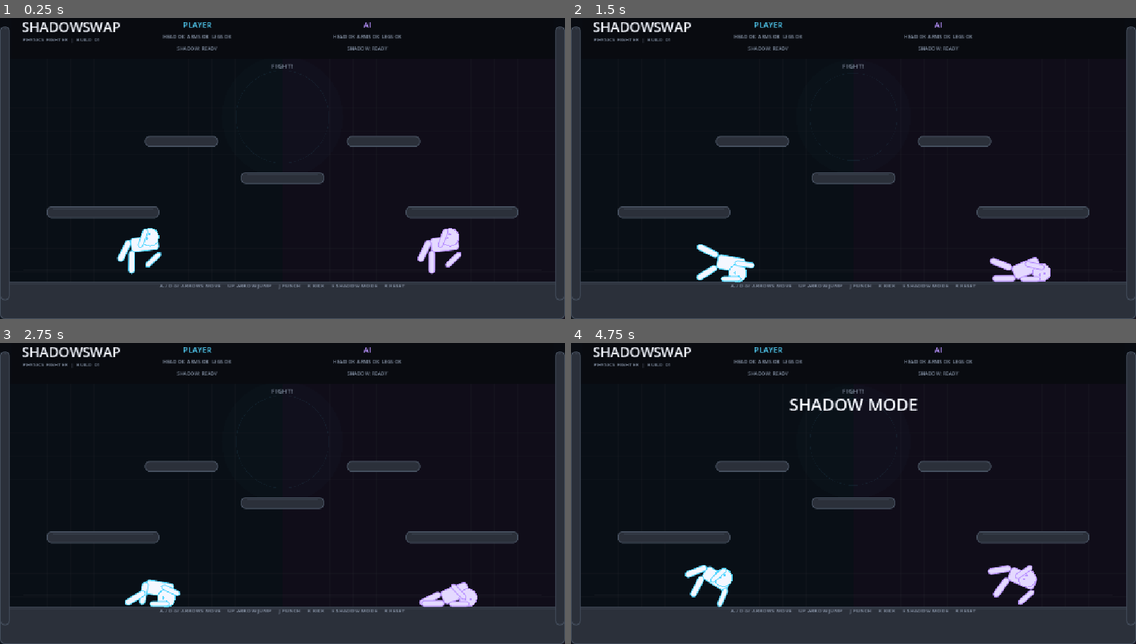
Above: before the commit, frames 1-4 (two rows, left to right).
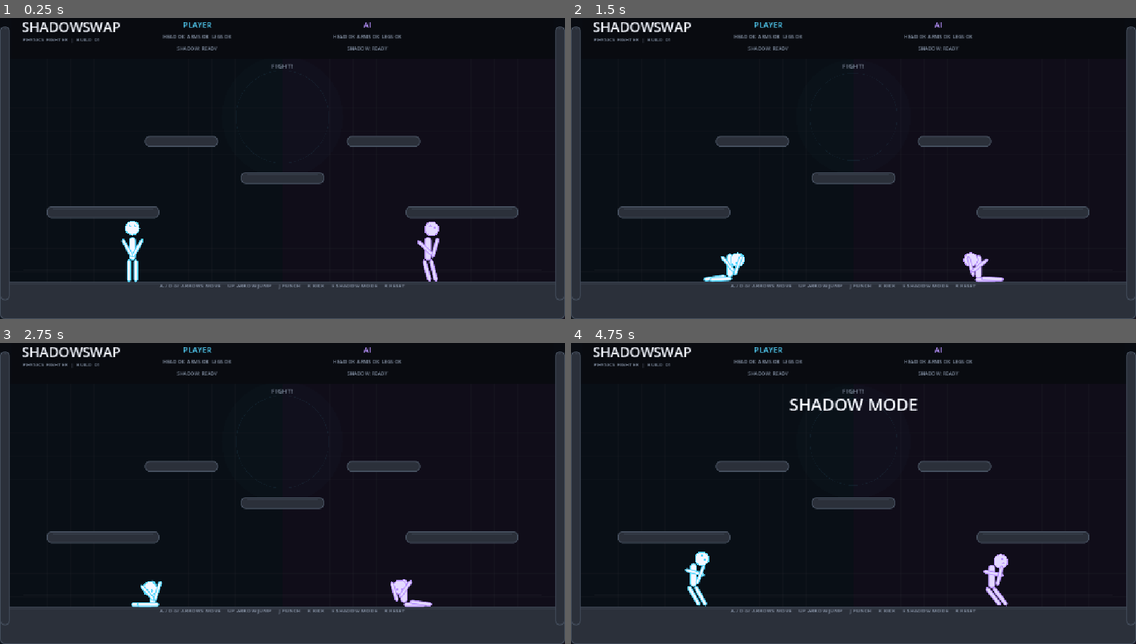
Above: after the commit, the same moments.

Repository: divanburke/ShadowSwap
Game: Godot game, scene res://main.tscn
Two runs of this game, one before a commit and one after it. Both use one fixed random seed, a clock stepped at 60 frames per second and the inputs below.
Inputs:
- Up to frame 1 (0.25 s): no input
- Up to frame 2 (1.5 s): tap Enter at 0.5 s; hold Up 0.53-1.28 s; hold Right (ui_right) from 0.53 s (still down); tap R at 0.6 s; tap Up at 1.35 s
- Up to frame 3 (2.75 s): tap Up at 1.52, 1.82, 2.3 s; tap R at 1.55 s; release Right (ui_right) at 2.03 s; hold Left (ui_left) from 2.03 s (still down); hold J from 2.03 s (still down)
- Up to frame 4 (4.75 s): release Left (ui_left) at 2.78 s; release J at 2.78 s; hold Right (ui_right) 2.78-4.28 s; tap K at 2.85 s; tap Up at 3.02, 3.32, 3.77, 3.8, 4.07, 4.52 s; tap R at 3.05, 4.35 s; hold E 3.53-4.28 s; hold Left (ui_left) from 4.28 s (still down)

The runs differ from the first frame. In frame 1, 1.5% of the frame differs, in the area x 20-82%, y 67-88%; in frame 2, 1.5%; in frame 3, 1.4%; in frame 4, 1.6%, in the area x 20-83%, y 69-88%.

Commit message:
Make fighters move like an arcade stick fighter

Diff:
--- a/scripts/fighter.gd
+++ b/scripts/fighter.gd
@@ -2,15 +2,23 @@
 
 const LimbScript = preload("res://scripts/limb.gd")
 
-const BODY_SIZE = Vector2(30, 58)
-const HEAD_RADIUS = 18.0
-const ARM_SIZE = Vector2(12, 42)
-const LEG_SIZE = Vector2(14, 48)
-
-const NORMAL_SPEED = 820.0
-const JUMP_IMPULSE = 410.0
-const PUNCH_REACH = 64.0
-const KICK_REACH = 76.0
+# Compact stick-fighter proportions.
+const BODY_SIZE = Vector2(14, 48)
+const HEAD_RADIUS = 14.0
+const ARM_SIZE = Vector2(8, 42)
+const LEG_SIZE = Vector2(9, 46)
+
+# Movement is intentionally direct and responsive, closer to an arcade fighter.
+const MOVE_SPEED = 285.0
+const ACCELERATION = 1900.0
+const AIR_ACCELERATION = 1150.0
+const GROUND_FRICTION = 2200.0
+const AIR_FRICTION = 350.0
+const JUMP_SPEED = 520.0
+const MAX_FALL_SPEED = 760.0
+
+const PUNCH_REACH = 62.0
+const KICK_REACH = 74.0
 
 var owner_game
 var is_player = false
@@ -56,8 +64,6 @@
 var ai_jump_timer = 0.0
 var ai_rng = RandomNumberGenerator.new()
 
-var torso_ray
-
 
 func setup(game, display_name, player_control, start_position, p_color, p_accent):
 	owner_game = game
@@ -74,11 +80,11 @@
 
 func spawn_body(start_position):
 	var torso_position = start_position
-	var head_position = start_position + Vector2(0, -48)
-	var left_arm_position = start_position + Vector2(-29, -3)
-	var right_arm_position = start_position + Vector2(29, -3)
-	var left_leg_position = start_position + Vector2(-11, 52)
-	var right_leg_position = start_position + Vector2(11, 52)
+	var head_position = start_position + Vector2(0, -42)
+	var left_arm_position = start_position + Vector2(-18, -4)
+	var right_arm_position = start_position + Vector2(18, -4)
+	var left_leg_position = start_position + Vector2(-7, 45)
+	var right_leg_position = start_position + Vector2(7, 45)
 
 	parts["torso"] = create_part("torso", torso_position, BODY_SIZE, "rect")
 	parts["head"] = create_part("head", head_position, Vector2(HEAD_RADIUS, HEAD_RADIUS), "circle")
@@ -87,17 +93,15 @@
 	parts["left_leg"] = create_part("left_leg", left_leg_position, LEG_SIZE, "rect")
 	parts["right_leg"] = create_part("right_leg", right_leg_position, LEG_SIZE, "rect")
 
-	joints["head"] = make_joint(parts["torso"], parts["head"], torso_position + Vector2(0, -28))
-	joints["left_arm"] = make_joint(parts["torso"], parts["left_arm"], torso_position + Vector2(-16, -15))
-	joints["right_arm"] = make_joint(parts["torso"], parts["right_arm"], torso_position + Vector2(16, -15))
-	joints["left_leg"] = make_joint(parts["torso"], parts["left_leg"], torso_position + Vector2(-10, 28))
-	joints["right_leg"] = make_joint(parts["torso"], parts["right_leg"], torso_position + Vector2(10, 28))
-
-	torso_ray = RayCast2D.new()
-	torso_ray.target_position = Vector2(0, 43)
-	torso_ray.collision_mask = 1
-	torso_ray.enabled = true
-	parts["torso"].add_child(torso_ray)
+	joints["head"] = make_joint(parts["torso"], parts["head"], torso_position + Vector2(0, -25))
+	joints["left_arm"] = make_joint(parts["torso"], parts["left_arm"], torso_position + Vector2(-9, -17))
+	joints["right_arm"] = make_joint(parts["torso"], parts["right_arm"], torso_position + Vector2(9, -17))
+	joints["left_leg"] = make_joint(parts["torso"], parts["left_leg"], torso_position + Vector2(-6, 25))
+	joints["right_leg"] = make_joint(parts["torso"], parts["right_leg"], torso_position + Vector2(6, 25))
+
+	var torso = parts["torso"]
+	torso.linear_damp = 6.0
+	torso.angular_damp = 8.0
 
 
 func create_part(part_name, world_position, size_value, shape_kind):
@@ -138,35 +142,18 @@
 	else:
 		handle_ai(delta)
 
-	apply_stability()
-
-
-func apply_stability():
+	update_movement(delta)
+	keep_torso_upright()
+
+
+func keep_torso_upright():
 	var torso = parts.get("torso")
 	if torso == null or detached["torso"]:
 		return
 
-	var leg_factor = get_leg_factor()
-	var move_force = NORMAL_SPEED * leg_factor
-
-	var horizontal = 0.0
-
-	if is_player:
-		if Input.is_key_pressed(KEY_A) or Input.is_key_pressed(KEY_LEFT):
-			horizontal -= 1.0
-		if Input.is_key_pressed(KEY_D) or Input.is_key_pressed(KEY_RIGHT):
-			horizontal += 1.0
-
-	if horizontal != 0.0:
-		torso.apply_central_force(Vector2(horizontal * move_force, 0))
-
-		var velocity_limit = 260.0 * maxf(leg_factor, 0.35)
-		if absf(torso.linear_velocity.x) > velocity_limit:
-			torso.linear_velocity.x = move_toward(
-				torso.linear_velocity.x,
-				sign(torso.linear_velocity.x) * velocity_limit,
-				18.0
-			)
+	# Keep the core upright while the connected limbs still swing physically.
+	torso.rotation = 0.0
+	torso.angular_velocity = 0.0
 
 
 func handle_player_input():
@@ -174,17 +161,18 @@
 	if torso == null:
 		return
 
-	var move_direction = 0.0
-
-	if Input.is_key_pressed(KEY_A) or Input.is_key_pressed(KEY_LEFT):
-		move_direction -= 1.0
-		facing = -1.0
-
-	if Input.is_key_pressed(KEY_D) or Input.is_key_pressed(KEY_RIGHT):
-		move_direction += 1.0
-		facing = 1.0
-
-	var jump_down = Input.is_key_pressed(KEY_UP)
+	var move_direction = Input.get_axis("ui_left", "ui_right")
+
+	# Also support A/D without requiring the user to configure Input Map actions.
+	if Input.is_key_pressed(KEY_A):
+		move_direction = -1.0
+	elif Input.is_key_pressed(KEY_D):
+		move_direction = 1.0
+
+	if move_direction != 0.0:
+		facing = move_direction
+
+	var jump_down = Input.is_key_pressed(KEY_UP) or Input.is_key_pressed(KEY_W)
 	var punch_down = Input.is_key_pressed(KEY_J)
 	var kick_down = Input.is_key_pressed(KEY_K)
 	var shadow_down = Input.is_key_pressed(KEY_E)
@@ -221,46 +209,118 @@
 	var dx = opponent_torso.global_position.x - torso.global_position.x
 	var distance = absf(dx)
 
-	if dx < -8.0:
-		facing = -1.0
-	elif dx > 8.0:
-		facing = 1.0
+	if absf(dx) > 8.0:
+		facing = sign(dx)
 
 	ai_think_timer -= delta
 	ai_jump_timer -= delta
 
 	if ai_think_timer <= 0.0:
-		ai_think_timer = ai_rng.randf_range(0.12, 0.28)
+		ai_think_timer = ai_rng.randf_range(0.08, 0.18)
 
 		var desired = sign(dx)
 
-		if distance < 170.0:
-			if opponent.shadow_mode_time > 0.0 and shadow_mode_time <= 0.0:
-				desired = -sign(dx)
-			elif ai_rng.randf() < 0.28:
-				desired = -desired
-
-			if attack_cooldown <= 0.0 and distance < KICK_REACH + 8.0:
-				if ai_rng.randf() < 0.52:
-					try_attack("punch")
-				else:
-					try_attack("kick")
+		# Give the AI room to react to an opponent in Shadow Mode.
+		if opponent.shadow_mode_time > 0.0 and distance < 180.0:
+			desired = -sign(dx)
+		elif distance < 120.0 and ai_rng.randf() < 0.18:
+			desired = -desired
+
+		if attack_cooldown <= 0.0 and distance < KICK_REACH + 12.0:
+			if ai_rng.randf() < 0.55:
+				try_attack("punch")
+			else:
+				try_attack("kick")
 
 		if shadow_mode_cooldown <= 0.0 and shadow_mode_time <= 0.0:
-			if distance < 150.0 and ai_rng.randf() < 0.16:
+			if distance < 190.0 and ai_rng.randf() < 0.12:
 				try_shadow_mode()
 
-		if ai_jump_timer <= 0.0 and ai_rng.randf() < 0.22:
-			ai_jump_timer = ai_rng.randf_range(0.8, 1.8)
-			if distance > 90.0 or opponent.is_attack_active():
+		if ai_jump_timer <= 0.0 and ai_rng.randf() < 0.18:
+			ai_jump_timer = ai_rng.randf_range(0.7, 1.5)
+			if distance > 100.0 or opponent.is_attack_active():
 				try_jump()
 
-		if desired != 0.0:
-			torso.apply_central_force(Vector2(desired * NORMAL_SPEED * get_leg_factor() * 0.85, 0))
-
-
-func is_attack_active():
-	return attack_cooldown > 0.30
+		set_ai_move(desired)
+
+
+func set_ai_move(direction):
+	if direction == 0.0:
+		return
+
+	facing = direction
+
+
+func update_movement(delta):
+	var torso = parts.get("torso")
+	if torso == null or detached["torso"]:
+		return
+
+	var move_direction = 0.0
+
+	if is_player:
+		if Input.is_key_pressed(KEY_A) or Input.is_key_pressed(KEY_LEFT):
+			move_direction -= 1.0
+		if Input.is_key_pressed(KEY_D) or Input.is_key_pressed(KEY_RIGHT):
+			move_direction += 1.0
+	else:
+		var opponent = owner_game.call("get_opponent", self)
+		if opponent != null and not opponent.defeated:
+			var opponent_torso = opponent.parts.get("torso")
+			if opponent_torso != null:
+				move_direction = sign(opponent_torso.global_position.x - torso.global_position.x)
+
+				if opponent.shadow_mode_time > 0.0 and absf(opponent_torso.global_position.x - torso.global_position.x) < 180.0:
+					move_direction *= -1.0
+
+				if absf(opponent_torso.global_position.x - torso.global_position.x) < 82.0 and ai_rng.randf() < 0.12:
+					move_direction *= -1.0
+
+	var leg_factor = get_leg_factor()
+	var target_speed = move_direction * MOVE_SPEED * leg_factor
+	var accel = ACCELERATION
+
+	if not is_grounded():
+		accel = AIR_ACCELERATION
+
+	if move_direction == 0.0:
+		var friction = GROUND_FRICTION
+		if not is_grounded():
+			friction = AIR_FRICTION
+
+		torso.linear_velocity.x = move_toward(
+			torso.linear_velocity.x,
+			0.0,
+			friction * delta
+		)
+	else:
+		torso.linear_velocity.x = move_toward(
+			torso.linear_velocity.x,
+			target_speed,
+			accel * delta
+		)
+
+	torso.linear_velocity.y = minf(torso.linear_velocity.y, MAX_FALL_SPEED)
+
+
+func is_grounded():
+	var torso = parts.get("torso")
+	if torso == null:
+		return false
+
+	var ray = torso.get_node_or_null("GroundRay") as RayCast2D
+	if ray == null:
+		ray = RayCast2D.new()
+		ray.name = "GroundRay"
+		ray.target_position = Vector2(0, 86)
+		ray.collision_mask = 1
+		ray.enabled = true
+		ray.position = Vector2(0, -2)
+		torso.add_child(ray)
+
+	ray.force_raycast_update()
+
+	return ray.is_colliding()
 
 
 func try_jump():
@@ -270,19 +330,15 @@
 	if detached["torso"]:
 		return
 
-	if torso_ray != null and not torso_ray.is_colliding():
-		return
-
-	var leg_factor = get_leg_factor()
-	if leg_factor <= 0.35:
-		return
-
-	var torso = parts.get("torso")
-	if torso == null:
-		return
-
-	torso.apply_central_impulse(Vector2(0, -JUMP_IMPULSE * (0.70 + leg_factor * 0.35)))
-	jump_cooldown = 0.55
+	if get_leg_factor() <= 0.35:
+		return
+
+	var torso = parts.get("torso")
+	if torso == null or not is_grounded():
+		return
+
+	torso.linear_velocity.y = -JUMP_SPEED * (0.72 + get_leg_factor() * 0.28)
+	jump_cooldown = 0.28
 
 
 func try_attack(kind):
@@ -308,48 +364,50 @@
 
 	var reach = PUNCH_REACH
 	var damage = 1.0
-	var knockback = 520.0
-	var origin = torso.global_position + Vector2(facing * 27.0, 0)
+	var knockback = 470.0
+	var origin = torso.global_position + Vector2(facing * 26.0, 0)
 
 	if kind == "kick":
 		reach = KICK_REACH
-		origin += Vector2(0, 24)
-		damage = 1.0
-		knockback = 670.0
+		origin += Vector2(0, 20)
+		knockback = 600.0
 
 	var target_name = find_target(opponent, origin, reach)
 
 	if target_name != "":
 		var target = opponent.parts.get(target_name)
+
 		if target != null and not opponent.detached[target_name]:
 			var direction = sign(target.global_position.x - origin.x)
+
 			if direction == 0.0:
 				direction = facing
 
-			var vertical = -0.20
+			var vertical = -0.15
 			if kind == "kick":
-				vertical = -0.36
+				vertical = -0.30
 
 			var boost = 1.0
 			if shadow_mode_time > 0.0:
-				boost = 1.45
+				boost = 1.4
+				damage = 1.35
 
 			var impulse = Vector2(
 				direction * knockback * boost,
 				knockback * vertical * boost
 			)
 
-			opponent.receive_hit(target_name, damage * boost, impulse, kind)
-
-		# The attacking body also gets a small reaction force.
-		torso.apply_central_impulse(Vector2(-facing * 35.0, -20.0))
-
-	attack_cooldown = 0.52 if kind == "punch" else 0.68
+			opponent.receive_hit(target_name, damage, impulse, kind)
+
+			# Small recoil makes attacks feel physical without destroying control.
+			torso.linear_velocity.x -= facing * 38.0
+
+	attack_cooldown = 0.34 if kind == "punch" else 0.48
 
 
 func find_target(opponent, origin, reach):
 	var best = ""
-	var best_distance = reach
+	var best_score = reach
 
 	for part_name in opponent.parts.keys():
 		if opponent.detached.get(part_name, false):
@@ -359,13 +417,29 @@
 		if part == null:
 			continue
 
-		var distance = origin.distance_to(part.global_position)
-
-		if distance < best_distance:
-			best_distance = distance
+		var offset = part.global_position - origin
+		var distance = offset.length()
+
+		if distance > reach:
+			continue
+
+		# Prefer targets in front of the attacker, like a simple fighting hitbox.
+		var front_score = 0.0
+
+		if offset.x * facing < -6.0:
+			front_score = 22.0
+
+		var score = distance + front_score
+
+		if score < best_score:
+			best_score = score
 			best = part_name
 
 	return best
+
+
+func is_attack_active():
+	return attack_cooldown > 0.20
 
 
 func receive_hit(part_name, damage, impulse, attack_kind):
@@ -387,7 +461,7 @@
 
 	var torso = parts.get("torso")
 	if torso != null and not detached["torso"]:
-		torso.apply_central_impulse(impulse * 0.30)
+		torso.apply_central_impulse(impulse * 0.18)
 
 	if health[part_name] <= 0.0:
 		detach_part(part_name)
@@ -411,12 +485,10 @@
 	if limb != null:
 		limb.collision_mask = 1
 		limb.collision_layer = 2
-
-		var burst = Vector2(
-			facing * 65.0,
-			-100.0
-		)
-		limb.apply_central_impulse(burst)
+		limb.apply_central_impulse(Vector2(
+			facing * 120.0,
+			-140.0
+		))
 
 	owner_game.call("part_lost", self, part_name)
 
@@ -445,6 +517,7 @@
 
 	if left_lost and right_lost:
 		return 0.35
+
 	if left_lost or right_lost:
 		return 0.65
 
